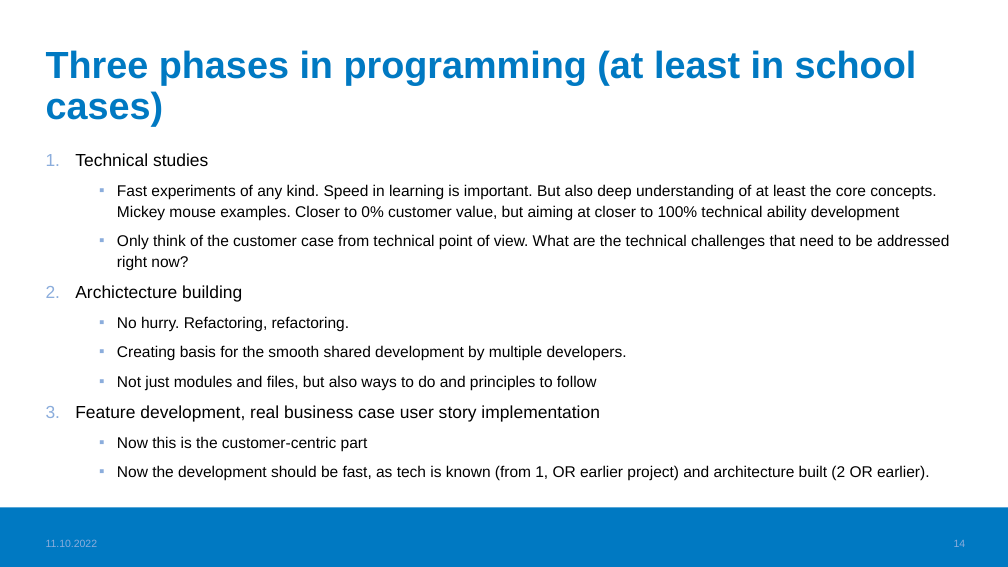
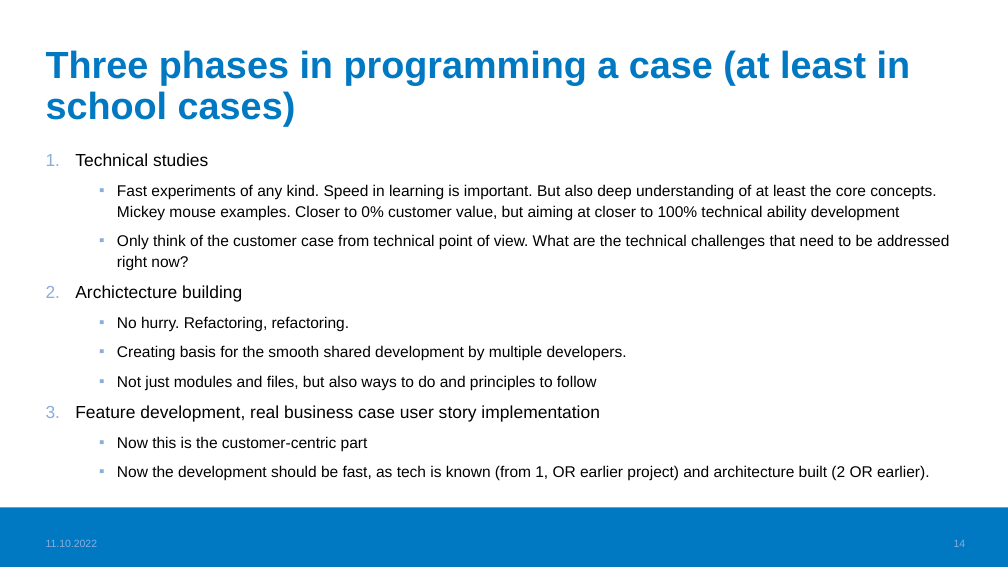
Before and after one commit to haagahelia/ohke-teknologiat, a slide deck: slide 14 of 06_ohjelmistoarkkitehtuurit_ja_patternit/SoftwareArchitecturesAndPatterns.pptx. Drawn at 1008x567 pixels with LibreOffice and Linux fonts; fonts in the diff are those of the drawing; background and template pictures are left out. Boxes give left, top, right and bottom in pixels: in the first picture for what was removed or moved away, otherwise in the second. Text is boxed around its words. In the diff, an @@ line names an element or a change of style, - is before the commit and + after.

```diff
--- a/06_ohjelmistoarkkitehtuurit_ja_patternit/SoftwareArchitecturesAndPatterns.pptx
+++ b/06_ohjelmistoarkkitehtuurit_ja_patternit/SoftwareArchitecturesAndPatterns.pptx
@@ title at box(46, 50, 911, 127): text changed @@
-Three phases in programming (at least in school cases)
+Three phases in programming a case (at least in school cases)
```
Also in this commit, not shown: 4 other slides changed, 3 other files.
